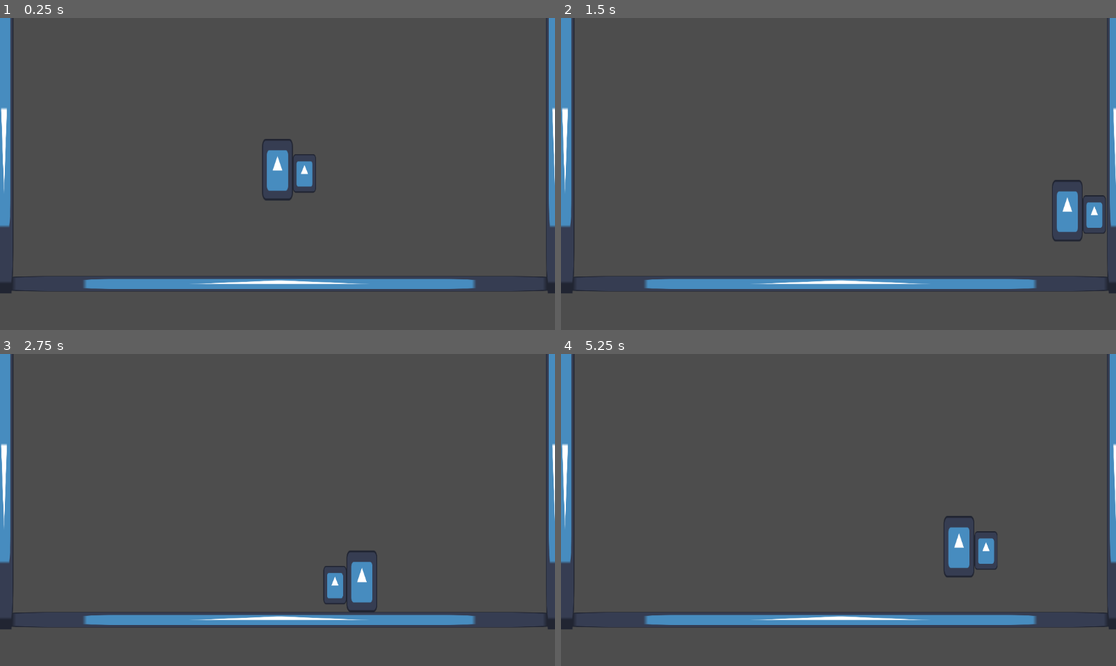
Above: before the commit, frames 1-4 (two rows, left to right).
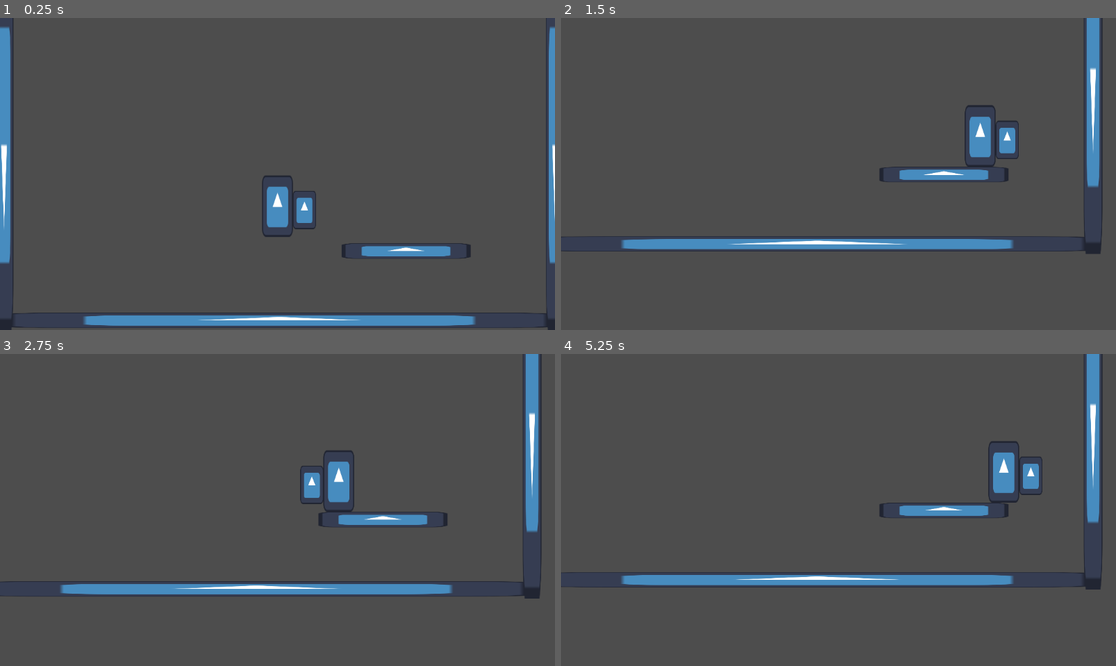
Above: after the commit, the same moments.

Repository: hhhhhhhh1233/DoctorGame
Game: Godot game, scene res://TestWorld.tscn
Same seed, same stepped clock (60 frames per second), same inputs: the game is played once before the commit and once after it. The engine's default icon, where the game draws it, is replaced by a stand-in: a white triangle on a blue panel in a dark square.
Inputs (mouse positions are in pixels of both pictures, inside the frame that each line leads up to):
- Up to frame 1 (0.25 s): no input
- Up to frame 2 (1.5 s): move the mouse to (960, 158) at 0.52 s; hold D (Right) from 0.53 s (still down); click (960, 158) at 0.6 s; tap Space (Jump) at 0.77 s; move the mouse to (727, 189) at 1.27 s; click (727, 189) at 1.35 s
- Up to frame 3 (2.75 s): tap Space (Jump) at 1.52 s; move the mouse to (333, 441) at 2.02 s; release D (Right) at 2.03 s; hold A (Left) from 2.03 s (still down); click (333, 441) at 2.1 s
- Up to frame 4 (5.25 s): move the mouse to (810, 572) at 2.77 s; release A (Left) at 2.78 s; hold D (Right) 2.78-4.28 s; click (810, 572) at 2.85 s; tap Space (Jump) at 3.02, 3.77, 4.52 s; move the mouse to (1005, 556) at 3.52 s; click (1005, 556) at 3.6 s; move the mouse to (672, 463) at 4.27 s; hold A (Left) 4.28-5.03 s; click (672, 463) at 4.35 s; move the mouse to (866, 510) at 5.02 s; hold D (Right) from 5.03 s (still down); click (866, 510) at 5.1 s

The runs differ from the first frame. In frame 1, 9.2% of the frame differs, in the area x 0-100%, y 0-100%; in frame 2, 12%, in the area x 0-100%, y 0-89%; in frame 3, 12%; in frame 4, 12%.

Commit message:
Added camera to scene, added platform

Diff:
--- a/TestWorld.tscn
+++ b/TestWorld.tscn
@@ -11,6 +11,15 @@
 [node name="Player" parent="." instance=ExtResource("1_yy8mo")]
 SPEED = 500.0
 JUMP_VELOCITY = -800.0
+
+[node name="Camera" type="Camera2D" parent="Player"]
+limit_left = -50
+limit_right = 1200
+position_smoothing_enabled = true
+drag_horizontal_enabled = true
+drag_vertical_enabled = true
+drag_top_margin = 0.7
+editor_draw_drag_margin = true
 
 [node name="Ground" type="StaticBody2D" parent="."]
 position = Vector2(568, 552)
@@ -27,8 +36,8 @@
 shape = SubResource("RectangleShape2D_wbcps")
 
 [node name="Ground2" type="StaticBody2D" parent="."]
-position = Vector2(8, 200)
-scale = Vector2(0.0975536, -23.2731)
+position = Vector2(840, 408)
+scale = Vector2(0.683, 1)
 metadata/_edit_group_ = true
 
 [node name="Sprite2D" type="Sprite2D" parent="Ground2"]
@@ -40,16 +49,30 @@
 position = Vector2(4, 0)
 shape = SubResource("RectangleShape2D_wbcps")
 
-[node name="Ground3" type="StaticBody2D" parent="."]
+[node name="LeftWall" type="StaticBody2D" parent="."]
+position = Vector2(8, 200)
+scale = Vector2(0.0975536, -23.2731)
+metadata/_edit_group_ = true
+
+[node name="Sprite2D" type="Sprite2D" parent="LeftWall"]
+position = Vector2(4, 0)
+scale = Vector2(3.0625, 0.25)
+texture = ExtResource("1_8a2fh")
+
+[node name="CollisionShape2D" type="CollisionShape2D" parent="LeftWall"]
+position = Vector2(4, 0)
+shape = SubResource("RectangleShape2D_wbcps")
+
+[node name="RightWall" type="StaticBody2D" parent="."]
 position = Vector2(1152, 200)
 scale = Vector2(0.0975536, -23.2731)
 metadata/_edit_group_ = true
 
-[node name="Sprite2D" type="Sprite2D" parent="Ground3"]
+[node name="Sprite2D" type="Sprite2D" parent="RightWall"]
 position = Vector2(4, 0)
 scale = Vector2(3.0625, 0.25)
 texture = ExtResource("1_8a2fh")
 
-[node name="CollisionShape2D" type="CollisionShape2D" parent="Ground3"]
+[node name="CollisionShape2D" type="CollisionShape2D" parent="RightWall"]
 position = Vector2(4, 0)
 shape = SubResource("RectangleShape2D_wbcps")
